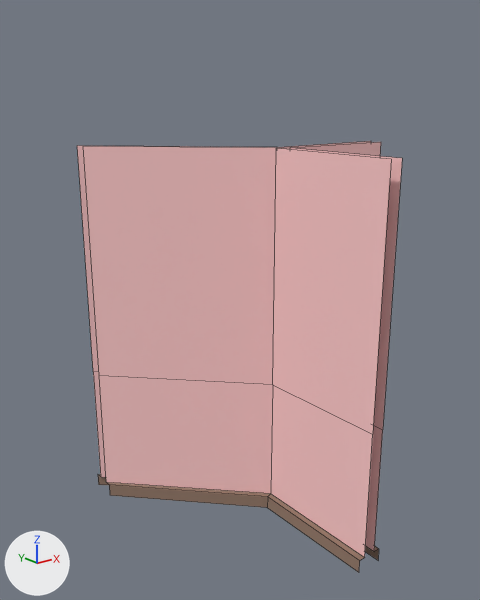
Renders of the FBX model Content/Game_Art/FBX/Archi/SM_Y_Droite.fbx from each side of a commit.
Before and after are seen from a 50 mm lens placed at (-3.13, -3.48, 3.17), pointed at (-0.2, 0.19, 1.7). Lighting does not change. The marker at lower left points along +X, +Y and +Z. Mesh edges are drawn as thin lines. Where no turn or scale is listed for an object, it has been applied to the vertices.

In view in the first picture: 'SM_Y_Droite'.
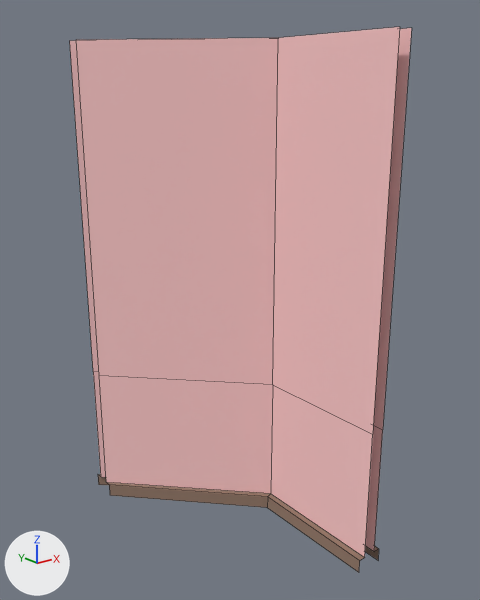
Pixel boxes [x1, y1, x2, y2] of what changed, in the pictures (480 x 600 px; the box of a moved part takes in the faces that stretch with it):
'SM_Y_Droite', reshaped (26% taller): before [77, 141, 402, 572]; after [70, 27, 412, 572]
part 1 of me_mesh, moved or reshaped: before [77, 141, 402, 339]; after [70, 27, 412, 339]

Patch to the scene script:
```diff
--- a/Content/Game_Art/FBX/Archi/SM_Y_Droite.fbx.py
+++ b/Content/Game_Art/FBX/Archi/SM_Y_Droite.fbx.py
@@ me_mesh @@
 me_mesh.from_pydata(...)  # 45 vertices, 24 faces; spans x -1.0..1.0, y -1.0..1.1, z 0.0..2.8
 # used by ob_sm_y_droite; location = (0.0, 0.0, 0.0)
+# me_mesh part 1: all 9 vertices in x -1.0..1.0, y -1.0..1.05, z 2.8 are moved by (0.0, 0.0, 0.7)
 me_mesh.materials.append(mat_mur)
```
